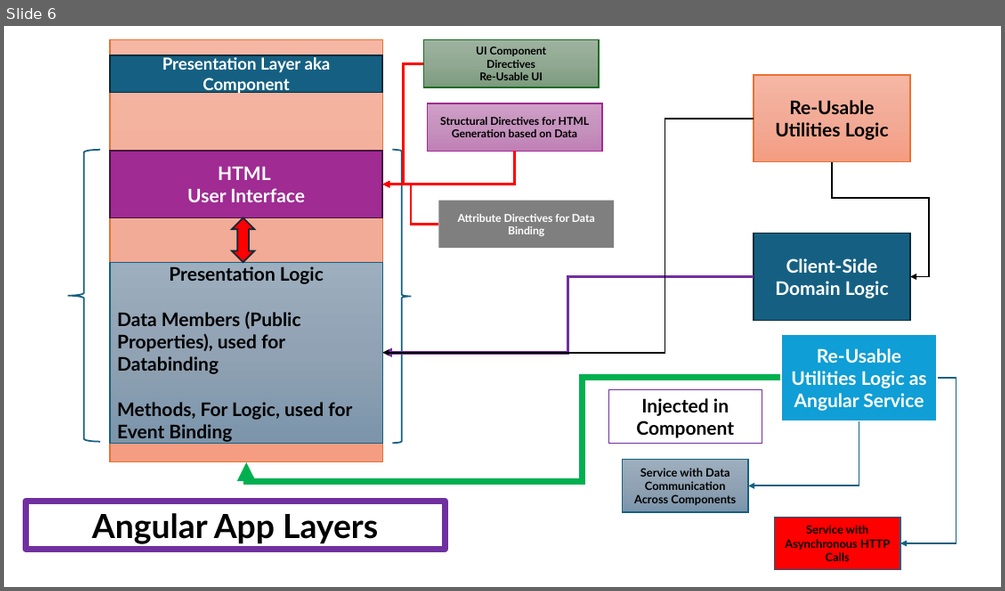
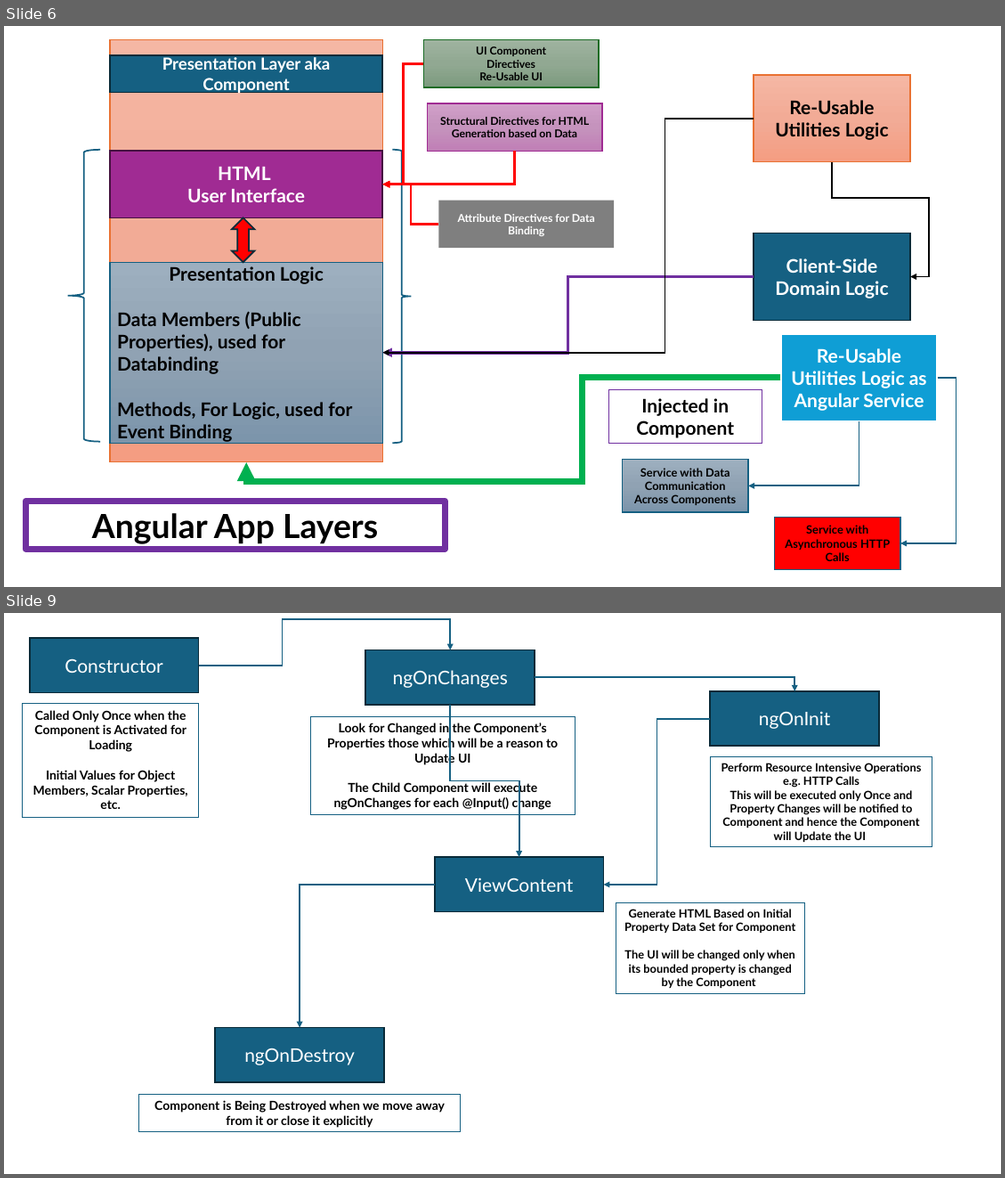
Before and after one commit to maheshsabnis/ng17guard, a slide deck: my-ng-app/Angular_Training_Images.pptx. Shown one above the other, each under a label of ours: slide 6 before the commit, slides 6 and 9 after it; the slides between them are not shown. The pictures are 1005x591 and 1005x1178 pixels, drawn with LibreOffice and Linux fonts; fonts in the diff are those of the drawing. Boxes give left, top, right and bottom in pixels: in the first picture for what was removed or moved away, otherwise in the second. Text is boxed around its words. In the diff, an @@ line names an element or a change of style, - is before the commit and + after.

```diff
--- a/my-ng-app/Angular_Training_Images.pptx
+++ b/my-ng-app/Angular_Training_Images.pptx
@@ slide 9 added at (x1=4, y1=613, x2=1001, y2=1174), background #FFFFFF @@
@@ rectangle added at (x1=30, y1=638, x2=198, y2=692), fill #156082, outline #092A39 1.5 pt, 18 pt, text #FFFFFF @@
+Constructor
@@ elbow arrow added from (198, 666) to (451, 650), #156082 1.5 pt @@
@@ rectangle added at (x1=366, y1=650, x2=535, y2=705), fill #156082, outline #092A39 1.5 pt, 18 pt, text #FFFFFF @@
+ngOnChanges
@@ elbow arrow added from (535, 677) to (794, 691), #156082 1.5 pt @@
@@ rectangle added at (x1=710, y1=691, x2=879, y2=747), fill #156082, outline #092A39 1.5 pt, 18 pt, text #FFFFFF @@
+ngOnInit
@@ rectangle added at (x1=23, y1=704, x2=198, y2=817), outline #156082 0.75 pt, 12 pt, text #000000, bold @@
+Called Only Once when the Component is Activated for Loading
+Initial Values for Object Members, Scalar Properties, etc.
@@ rectangle added at (x1=310, y1=717, x2=575, y2=815), outline #156082 0.75 pt, 12 pt, text #000000, bold @@
+Look for Changed in the Component’s Properties those which will be a reason to Update UI
+The Child Component will execute ngOnChanges for each @Input() change
@@ elbow arrow added from (451, 705) to (519, 857), #156082 1.5 pt @@
@@ elbow arrow added from (710, 718) to (604, 884), #156082 1.5 pt @@
@@ rectangle added at (x1=710, y1=756, x2=932, y2=847), outline #156082 0.75 pt, 11 pt, text #000000, bold @@
+Perform Resource Intensive Operations e.g. HTTP Calls
+This will be executed only Once and Property Changes will be notified to Component and hence the Component will Update the UI
@@ rectangle added at (x1=435, y1=857, x2=604, y2=911), fill #156082, outline #092A39 1.5 pt, 18 pt, text #FFFFFF @@
+ViewContent
@@ elbow arrow added from (435, 884) to (299, 1027), #156082 1.5 pt @@
@@ rectangle added at (x1=615, y1=903, x2=805, y2=994), outline #156082 0.75 pt, 11 pt, text #000000, bold @@
+Generate HTML Based on Initial Property Data Set for Component
+The UI will be changed only when its bounded property is changed by the Component
@@ rectangle added at (x1=215, y1=1027, x2=384, y2=1082), fill #156082, outline #092A39 1.5 pt, 18 pt, text #FFFFFF @@
+ngOnDestroy
@@ rectangle added at (x1=139, y1=1094, x2=461, y2=1131), outline #156082 0.75 pt, 12 pt, text #000000, bold @@
+Component is Being Destroyed when we move away from it or close it explicitly
```
Also in this commit, not shown: 2 other slides added, 20 other files.
